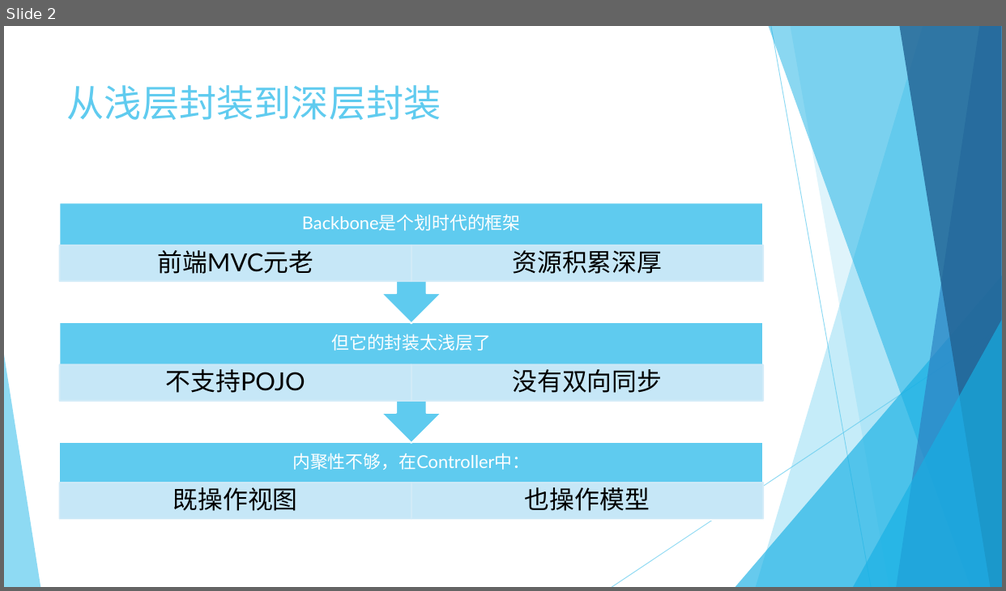
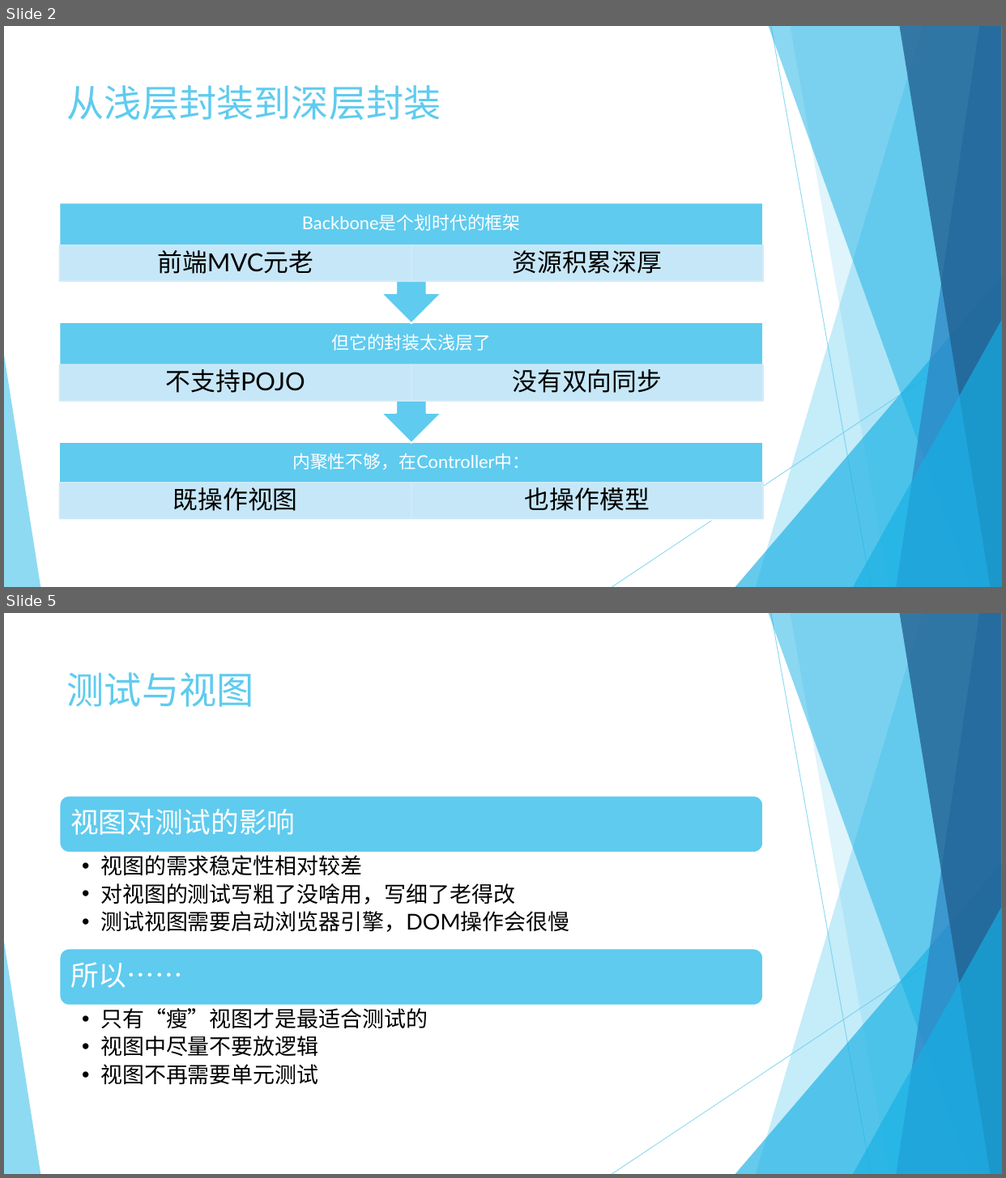
Before and after one commit to jingyanjiaoliu/others, a slide deck: Backbone&Chaplin程序员的Angular指南.pptx. Shown one above the other, each under a label of ours: slide 2 before the commit, slides 2 and 5 after it; the slides between them are not shown. The pictures are 1006x591 and 1006x1178 pixels, drawn with LibreOffice and Linux fonts; fonts in the diff are those of the drawing. Boxes give left, top, right and bottom in pixels: in the first picture for what was removed or moved away, otherwise in the second. Text is boxed around its words. In the diff, an @@ line names an element or a change of style, - is before the commit and + after.

```diff
--- a/Backbone&Chaplin程序员的Angular指南.pptx
+++ b/Backbone&Chaplin程序员的Angular指南.pptx
@@ slide 5 added at <box>4,613,1002,1174</box>, background #FFFFFF; not listed: 10 template elements that a slide beside it also shows @@
@@ title added at <box>67,672,254,707</box>, 36 pt, text #5FCBEF @@
+测试与视图
@@ group added at <box>59,796,763,1085</box>: 4 texts, 2 rounded rectangles @@
+视图对测试的影响
+  •• 视图的需求稳定性相对较差
+  •• 对视图的测试写粗了没啥用，写细了老得改
+  •• 测试视图需要启动浏览器引擎，DOM操作会很慢
+所以……
+  •• 只有“瘦”视图才是最适合测试的
+  •• 视图中尽量不要放逻辑
+  •• 视图不再需要单元测试
```
Also in this commit, not shown: 4 other slides added, 1 slide removed, 2 other files.
